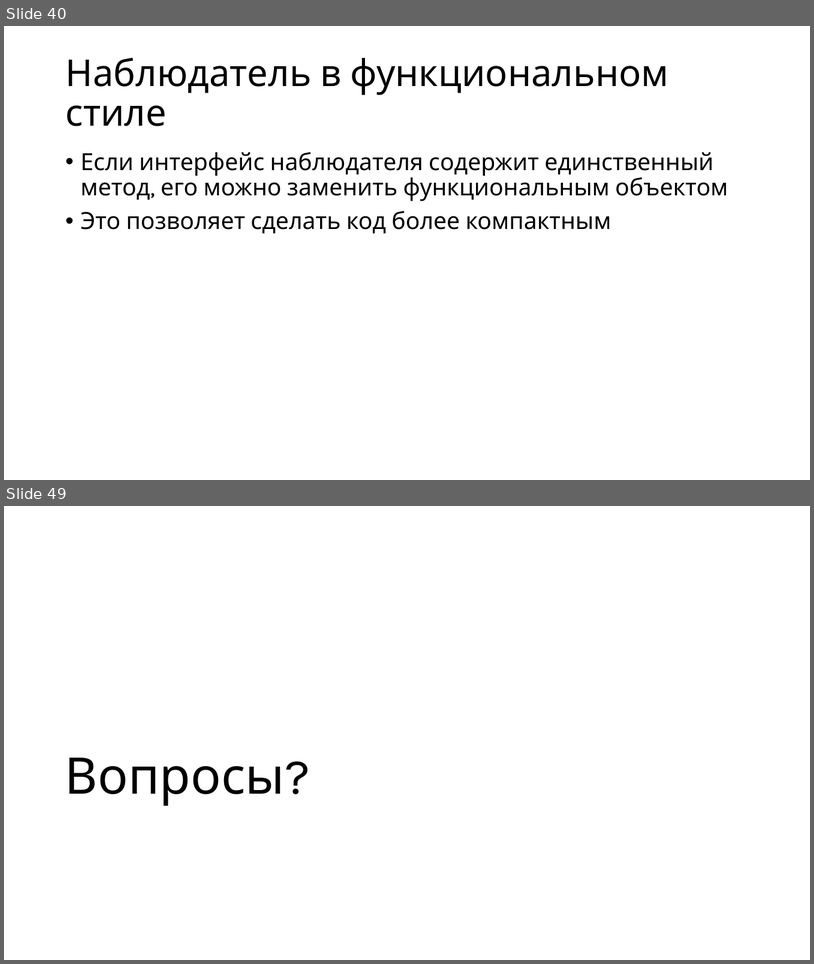
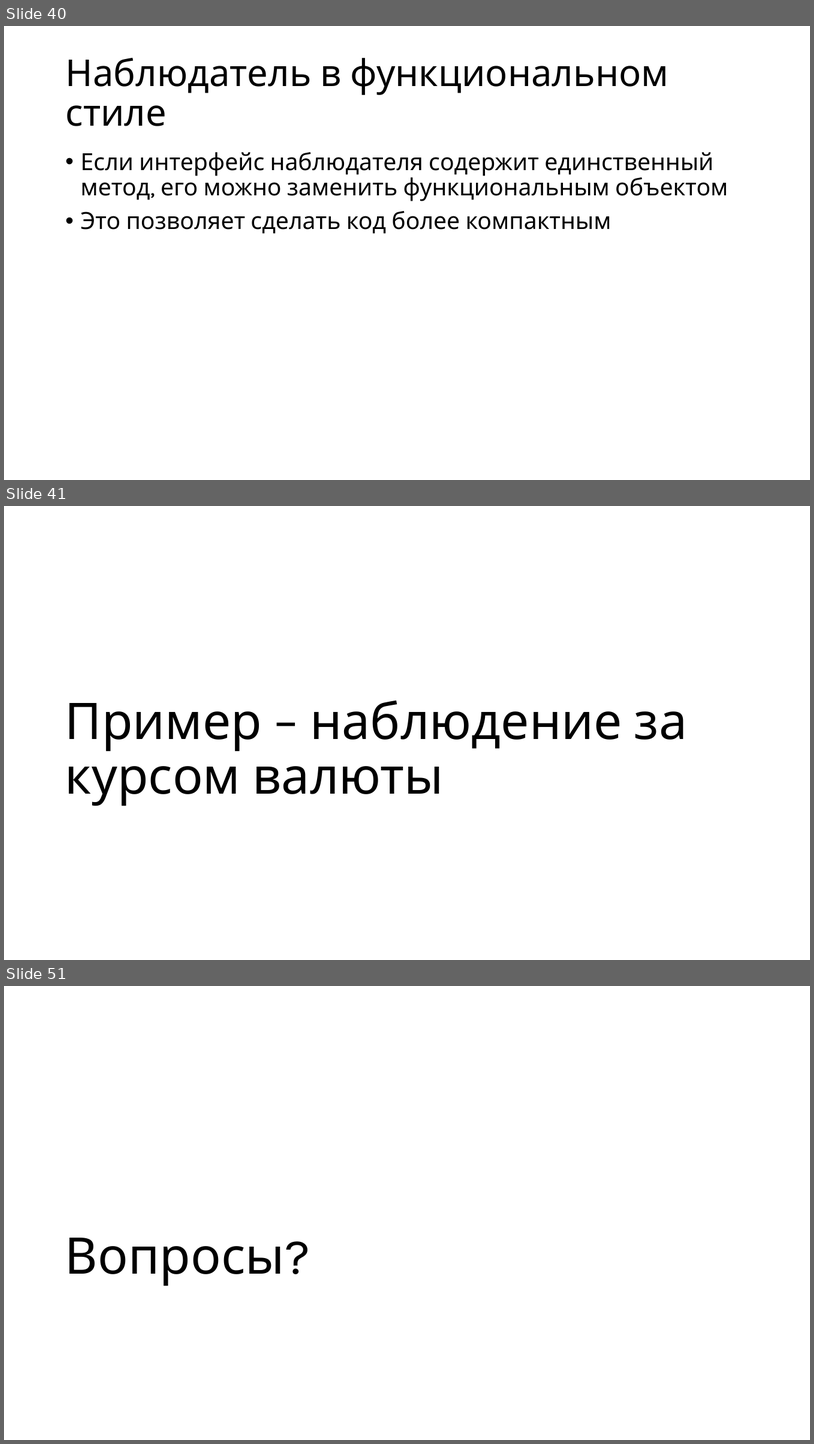
Before and after one commit to alexey-malov/ood, a slide deck: lectures/02.observer/observer.pptx. Shown one above the other, each under a label of ours: slides 40 and 49 before the commit, slides 40, 41 and 51 after it; the slides between them are not shown. The pictures are 814x964 and 814x1444 pixels, drawn with LibreOffice and Linux fonts; fonts in the diff are those of the drawing. Boxes give left, top, right and bottom in pixels: in the first picture for what was removed or moved away, otherwise in the second. Text is boxed around its words. In the diff, an @@ line names an element or a change of style, - is before the commit and + after.

```diff
--- a/lectures/02.observer/observer.pptx
+++ b/lectures/02.observer/observer.pptx
@@ slide 41 added at (4, 506, 810, 960), background #FFFFFF @@
@@ title added at (65, 700, 687, 805), 60 pt, text #000000 @@
+Пример – наблюдение за курсом валюты
@@ what was slide 49 is now slide 51 @@
```
Also in this commit, not shown: 11 slides changed, 1 other slide added, 12 other files.
